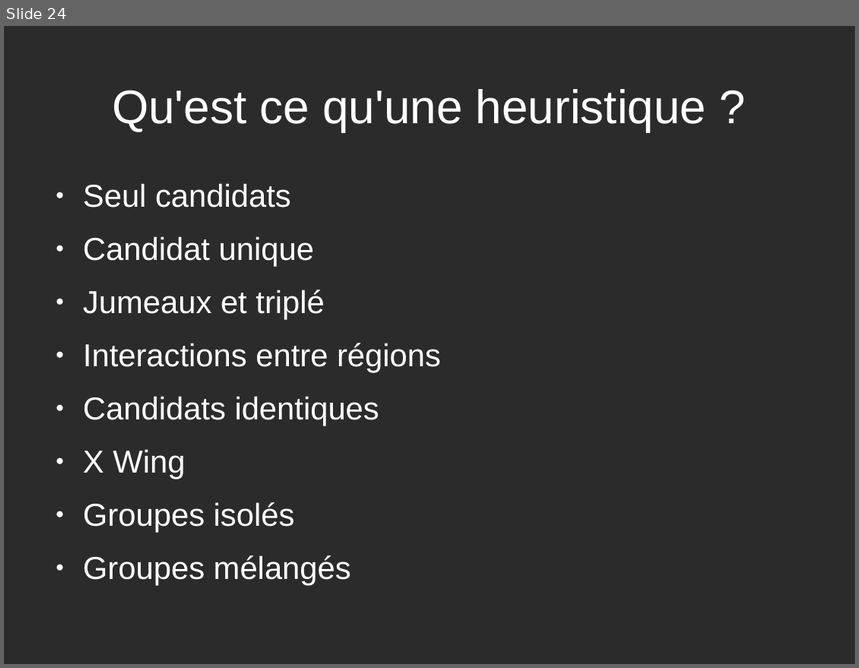
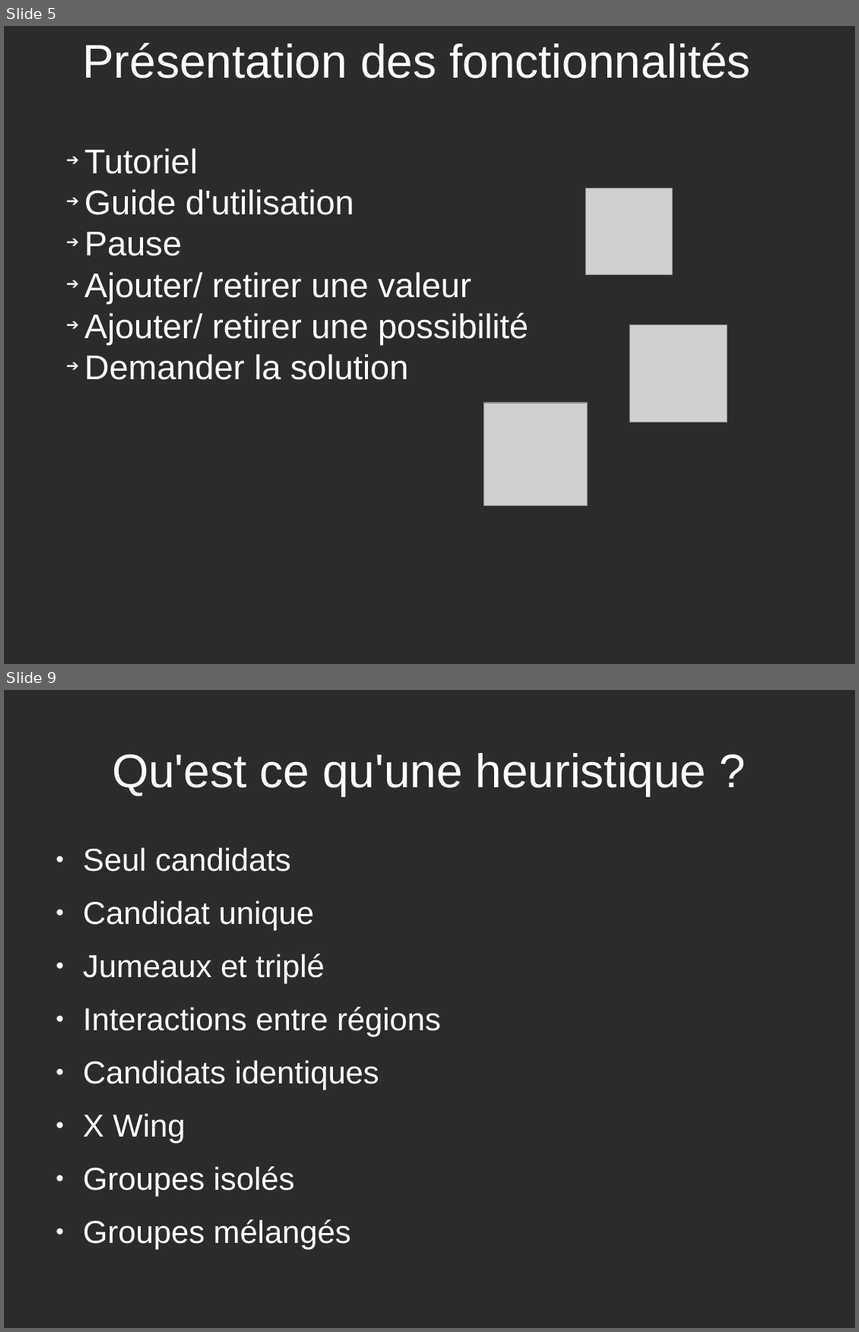
Before and after one commit to yuki1996/Sudoku, a slide deck: rapport/presentation.odp. Shown one above the other, each under a label of ours: slide 24 before the commit, slides 5 and 9 after it; the slides between them are not shown. The pictures are 859x668 and 859x1332 pixels, drawn with LibreOffice and Linux fonts; fonts in the diff are those of the drawing; grey boxes stand for pictures; background and template pictures are left out; a plain dark background stands for a picture behind light text. Boxes give left, top, right and bottom in pixels: in the first picture for what was removed or moved away, otherwise in the second. Text is boxed around its words. In the diff, an @@ line names an element or a change of style, - is before the commit and + after.

```diff
--- a/rapport/presentation.odp
+++ b/rapport/presentation.odp
@@ slide 5 added at [4,26,855,664], background picture (left out) @@
@@ title added at [83,43,751,78], 44 pt, text #FFFFFF @@
+Présentation des fonctionnalités
@@ text added at [85,148,528,380], 32 pt, text #FFFFFF @@
+➔ Tutoriel
+➔ Guide d'utilisation
+➔ Pause
+➔ Ajouter/ retirer une valeur
+➔ Ajouter/ retirer une possibilité
+➔ Demander la solution
@@ picture added at [585,188,673,275] @@
@@ picture added at [630,325,728,423] @@
@@ picture added at [484,403,588,506] @@
@@ what was slide 24 is now slide 9 @@
```
Also in this commit, not shown: 3 slides changed, 5 other slides added, 20 slides removed.
